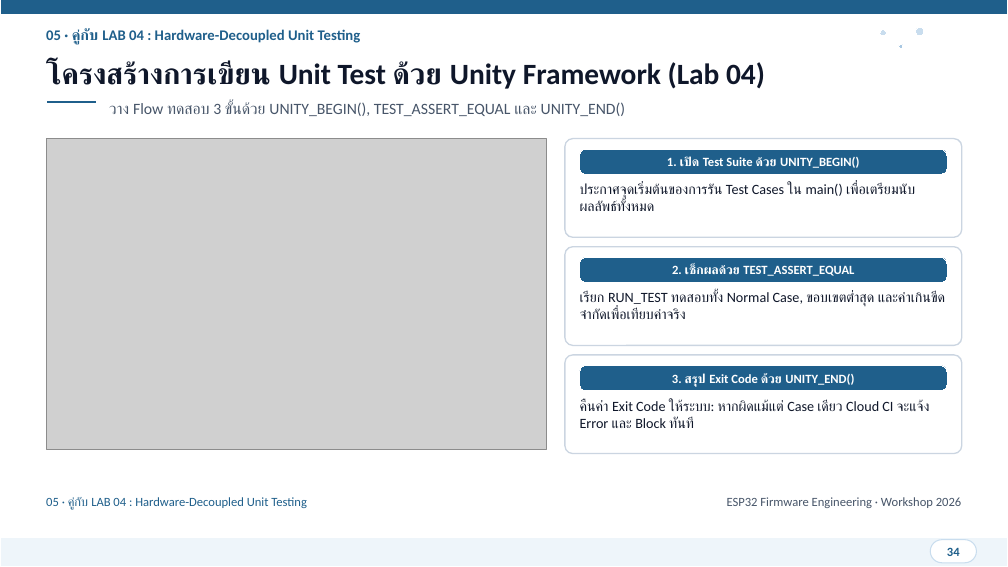
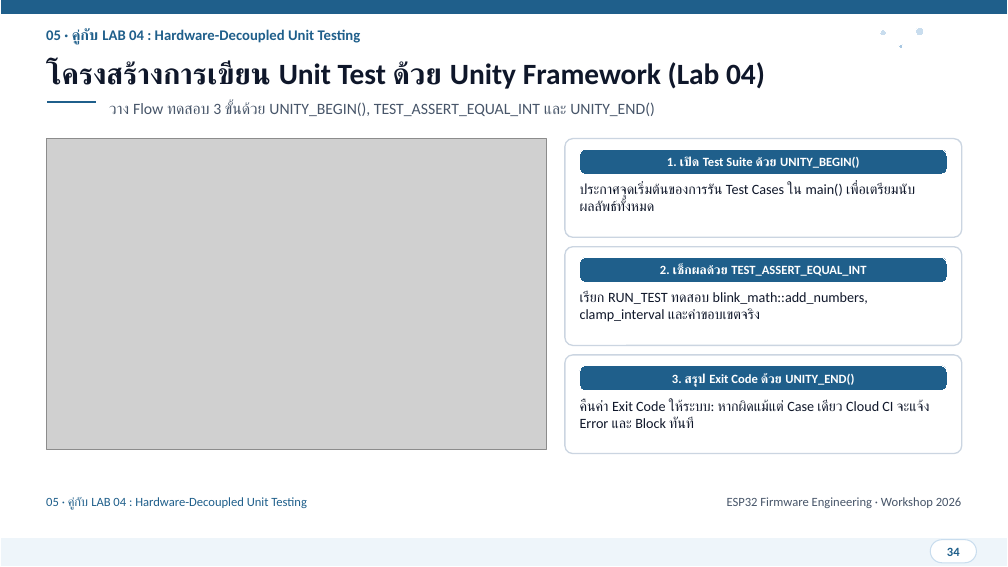
Before and after one commit to FreshmanMentor/git-practice, a slide deck: slide 34 of presentation/ESP32_Git_CICD_Workshop.pptx. Drawn at 1008x567 pixels with LibreOffice and Linux fonts; fonts in the diff are those of the drawing; grey boxes stand for pictures. Boxes give left, top, right and bottom in pixels: in the first picture for what was removed or moved away, otherwise in the second. Text is boxed around its words. In the diff, an @@ line names an element or a change of style, - is before the commit and + after.

```diff
--- a/presentation/ESP32_Git_CICD_Workshop.pptx
+++ b/presentation/ESP32_Git_CICD_Workshop.pptx
@@ text at <box>109,101,654,116</box>: text changed @@
-วาง Flow ทดสอบ 3 ขั้นด้วย UNITY_BEGIN(), TEST_ASSERT_EQUAL และ UNITY_END()
+วาง Flow ทดสอบ 3 ขั้นด้วย UNITY_BEGIN(), TEST_ASSERT_EQUAL_INT และ UNITY_END()
@@ text at <box>660,265,866,276</box>: text changed @@
-2. เช็กผลด้วย TEST_ASSERT_EQUAL
+2. เช็กผลด้วย TEST_ASSERT_EQUAL_INT
@@ text at <box>580,291,868,322</box>: text changed @@
-เรียก RUN_TEST ทดสอบทั้ง Normal Case, ขอบเขตต่ำสุด และค่าเกินขีดจำกัดเพื่อเทียบค่าจริง
+เรียก RUN_TEST ทดสอบ blink_math::add_numbers, clamp_interval และค่าขอบเขตจริง
```
Also in this commit, not shown: 27 other slides changed, 49 other files.
